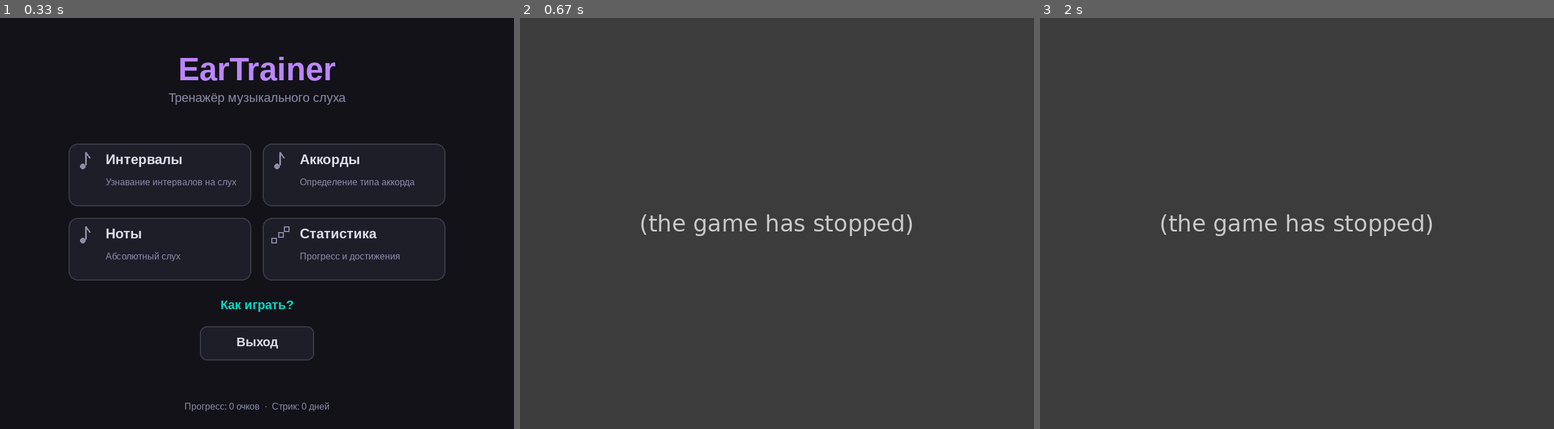
Above: before the commit, frames 1-3 (left to right).
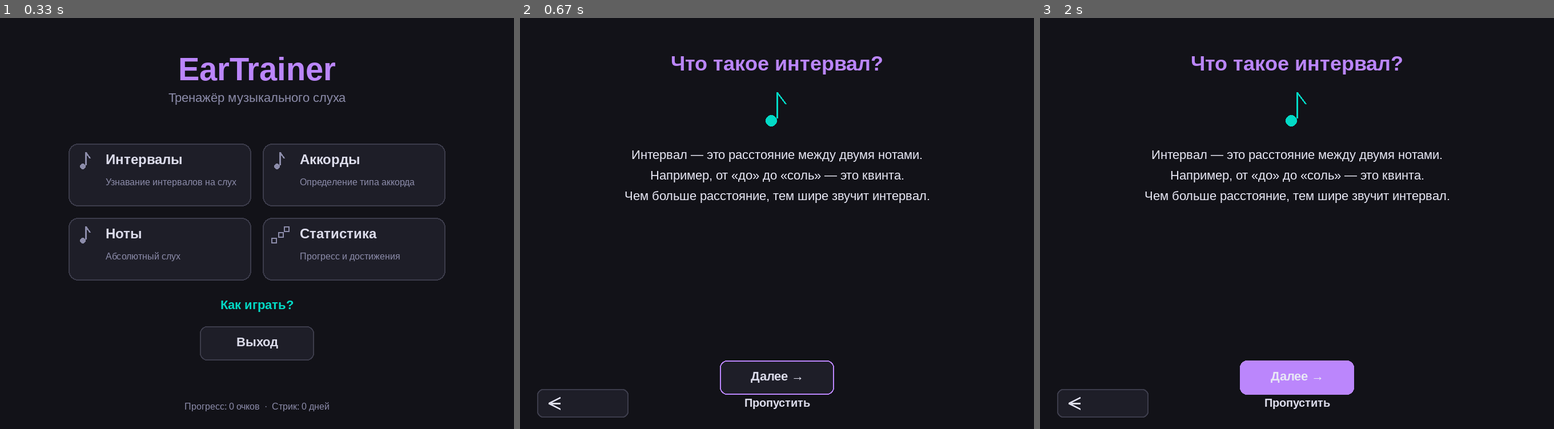
Above: after the commit, the same moments.

Repository: Folombas/PyGame2026
Game: pygame game, started from EarTrainer/main.py
The game is run twice, just before and just after one commit, with the same random seed, the same clock (stepped at 60 frames per second) and the same inputs.
Inputs (mouse positions are in pixels of both pictures, inside the frame that each line leads up to):
- Up to frame 1 (0.33 s): no input
- Up to frame 2 (0.67 s): press the mouse at (777, 305) at 0.37 s; move the mouse to (833, 202) at 0.47 s; release the mouse at (890, 96) at 0.6 s
- Up to frame 3 (2 s): click "Далее →" at 0.72 s; press the mouse at (1101, 404) at 1.03 s; move the mouse to (1266, 346) at 1.13 s; release the mouse at (1430, 289) at 1.27 s; click "Далее →" at 1.88 s

Frame 1 is identical in both runs. In frame 2, 100% of the frame differs, in the area x 0-100%, y 0-100%; in frame 3, 100%.
Error before the commit: NameError: name 'TutorialScreen' is not defined (main.py line 77); the game stopped at 0.37 s (later frames are placeholders)

Commit message:
fix(main): explicitly import TutorialScreen after screen_interval

Diff:
--- a/EarTrainer/main.py
+++ b/EarTrainer/main.py
@@ -5,6 +5,7 @@
 import ui
 import icons
 from screen_interval import IntervalScreen
+from tutorial import TutorialScreen
 
 pygame.init()
 screen = pygame.display.set_mode((theme.WIDTH, theme.HEIGHT))
